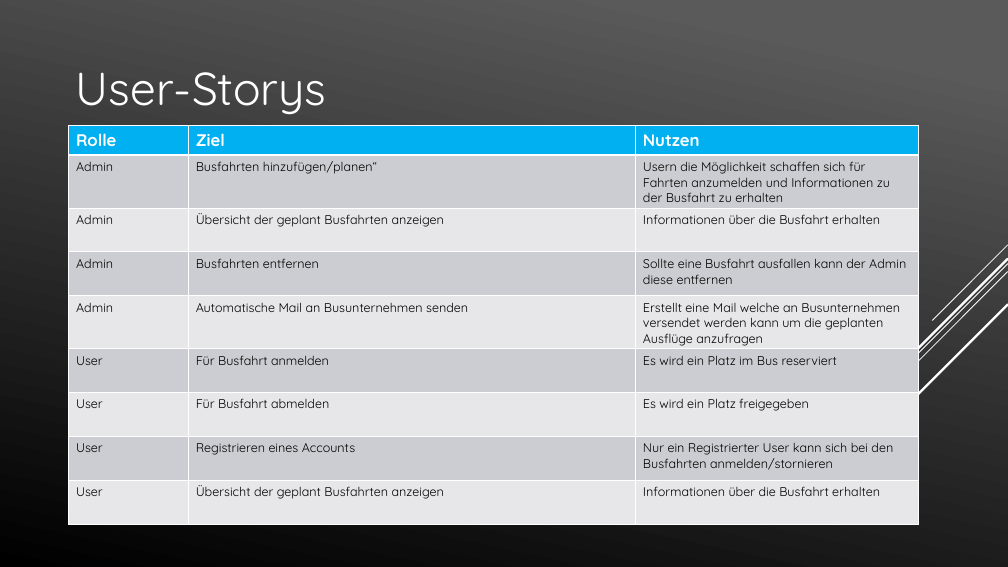
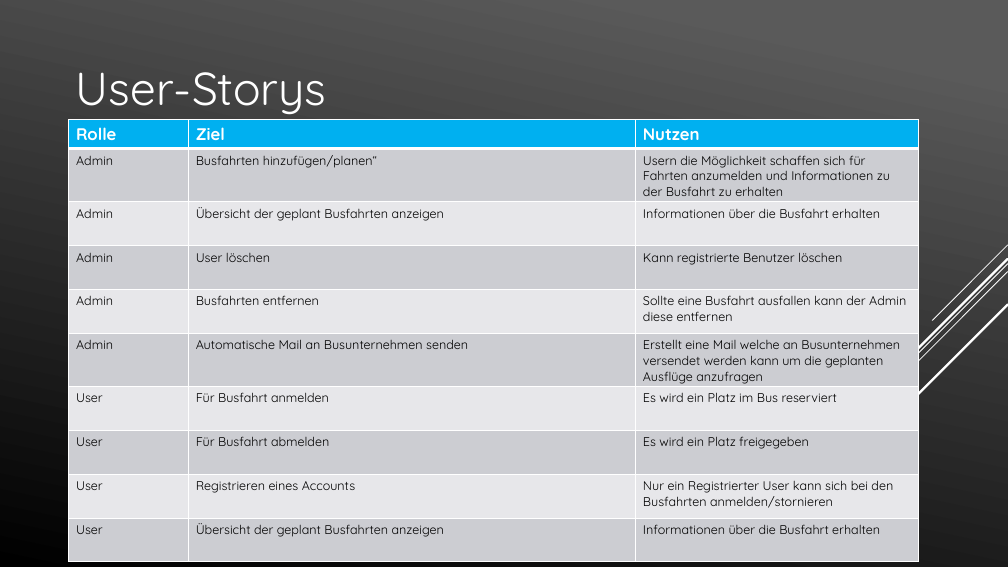
Before and after one commit to xamsemi/Advanced-Programing, a slide deck: slide 3 of Busreservierungssystem für Vereinsfahrten3_2.pptx (slide 4 before the commit). Drawn at 1008x567 pixels with LibreOffice and Linux fonts; fonts in the diff are those of the drawing. Boxes give left, top, right and bottom in pixels: in the first picture for what was removed or moved away, otherwise in the second. Text is boxed around its words. In the diff, an @@ line names an element or a change of style, - is before the commit and + after.

```diff
--- a/Busreservierungssystem für Vereinsfahrten3_2.pptx
+++ b/Busreservierungssystem für Vereinsfahrten3_2.pptx
@@ table at bbox=[69, 119, 920, 562] @@
+row 4: Admin | User löschen | Kann registrierte Benutzer löschen
@@ table: place and size @@
-table at bbox=[69, 126, 920, 524]
+table at bbox=[69, 119, 920, 562]
```
Also in this commit, not shown: 1 other slide changed.
